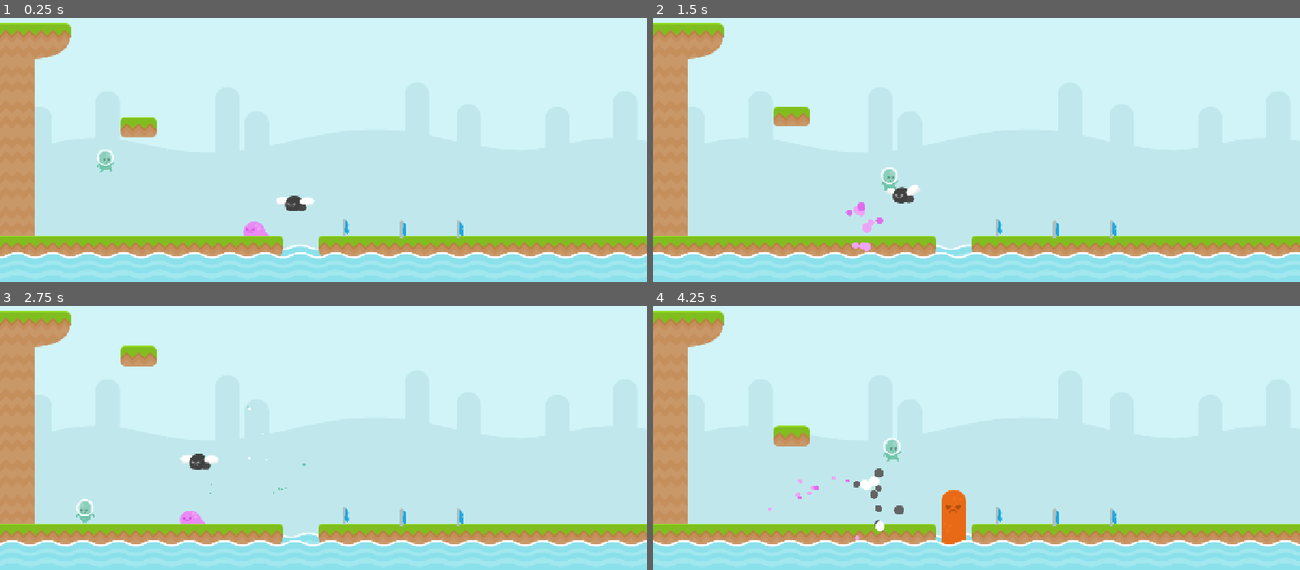
Above: before the commit, frames 1-4 (two rows, left to right).
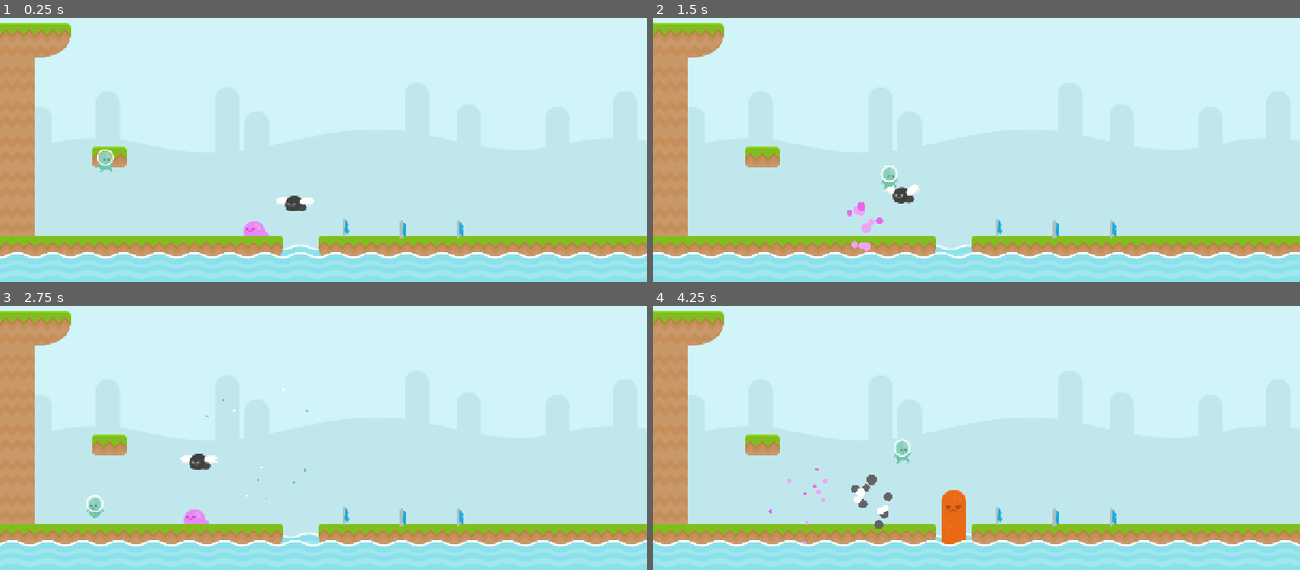
Above: after the commit, the same moments.

Repository: RafaelForbeck/the-way
Game: Godot game, scene res://scenes/phase.tscn
Same seed, same stepped clock (60 frames per second), same inputs: the game is played once before the commit and once after it.
Inputs:
- Up to frame 1 (0.25 s): no input
- Up to frame 2 (1.5 s): tap Enter (jump) at 0.5, 0.77, 0.8, 1.07, 1.35 s; hold S (duck) 0.53-1.28 s; hold Right (move_right) from 0.53 s (still down)
- Up to frame 3 (2.75 s): tap Enter (jump) at 1.52, 1.82, 2.3 s; tap S (duck) at 1.55 s; release Right (move_right) at 2.03 s; hold Left (move_left) from 2.03 s (still down); hold S (duck) from 2.03 s (still down)
- Up to frame 4 (4.25 s): release Left (move_left) at 2.78 s; release S (duck) at 2.78 s; hold Right (move_right) from 2.78 s (still down); tap S (duck) at 2.85 s; tap Enter (jump) at 3.02, 3.32, 3.6, 3.77, 4.07 s

The runs differ from the first frame. In frame 1, 1.3% of the frame differs, in the area x 0-100%, y 1-90%; in frame 2, 1.5%; in frame 3, 1.8%; in frame 4, 2.3%, in the area x 0-100%, y 1-91%.

Commit message:
feat: progressive double jump

Diff:
--- a/scenes/phase.tscn
+++ b/scenes/phase.tscn
@@ -321,6 +321,7 @@
 debug_color = Color(0, 0.615686, 0.592157, 0.454902)
 
 [node name="World" type="TileMapLayer" parent="."]
+position = Vector2(0, -1)
 tile_map_data = PackedByteArray("AAAAAAYAAAAHAAgAAAABAAYAAAAHAAgAAAACAAYAAAAHAAgAAAADAAYAAAAHAAgAAAAEAAYAAAAHAAgAAAAFAA …(1472 unchanged characters)…
 tile_set = SubResource("TileSet_xi1i5")
 rendering_quadrant_size = 70
@@ -338,6 +339,8 @@
 
 [node name="Player" parent="." instance=ExtResource("3_nqrv7")]
 position = Vector2(208, 384)
+second_jump_velocity = 0.0
+second_jump_velocity_increment = 10.0
 
 [node name="RespawnDelay" type="Timer" parent="."]
 one_shot = true
@@ -368,8 +371,7 @@
 v_speed = 1.0
 
 [node name="Platform" parent="." instance=ExtResource("10_2vdjk")]
-position = Vector2(274, 163)
-v_oscillation = true
+position = Vector2(216, 264)
 v_range = 100.0
 v_speed = 2.0
 
--- a/scripts/player.gd
+++ b/scripts/player.gd
@@ -14,6 +14,8 @@
 @export var acceleration = 1600.0
 @export var jump_velocity = 600.0
 @export var jump_velocity_increment = 10.0
+@export var second_jump_velocity = 300.0
+@export var second_jump_velocity_increment = 50.0
 @export var max_jump_velocity = 1000.0
 @export var explosion_primary_color: Color
 @export var explosion_secondary_color: Color
@@ -23,6 +25,7 @@
 
 var status :PlayerState
 var direction = 0
+var jump_count = 0
 
 func _ready() -> void:
 	GameManager.update_respawn_point(position)
@@ -57,10 +60,12 @@
 func go_to_idle_state():
 	status = PlayerState.IDLE
 	anim.play("idle")
+	jump_count = 0
 
 func go_to_walking_state():
 	status = PlayerState.WALKING
 	anim.play("walking")
+	jump_count = 0
 
 func go_to_jumping_state():
 	status = PlayerState.JUMPING
@@ -135,6 +140,10 @@
 	move(delta)
 	set_h_flip()
 
+	if Input.is_action_just_pressed("jump") && jump_count == 0:
+		second_jump()
+		return
+
 	if is_on_floor():
 		if direction == 0:
 			go_to_idle_state()
@@ -158,6 +167,20 @@
 
 func jump():
 	velocity.y = -jump_velocity
+
+func second_jump():
+	if velocity.y < 0: # Se está caindo
+		if -second_jump_velocity < velocity.y:
+			velocity.y = -second_jump_velocity
+	else: # Se está subindo
+		# Evitar que a soma dos pulos passe da velocidade máxima de pulo
+		if velocity.y - second_jump_velocity < 0:
+			velocity.y = -second_jump_velocity
+		else:
+			velocity.y -= second_jump_velocity
+
+	second_jump_velocity = min(jump_velocity, second_jump_velocity + second_jump_velocity_increment)
+	jump_count += 1
 
 func set_h_flip():
 	if velocity.x > 0:
Not shown, added: scripts/platform.gd.uid
